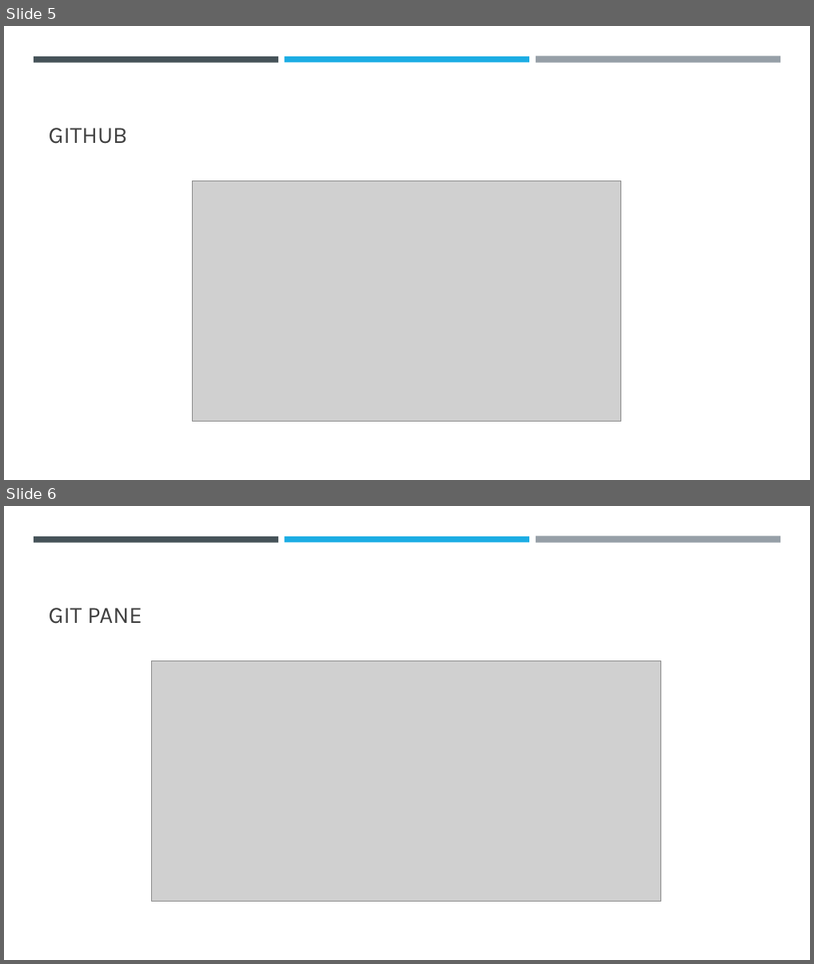
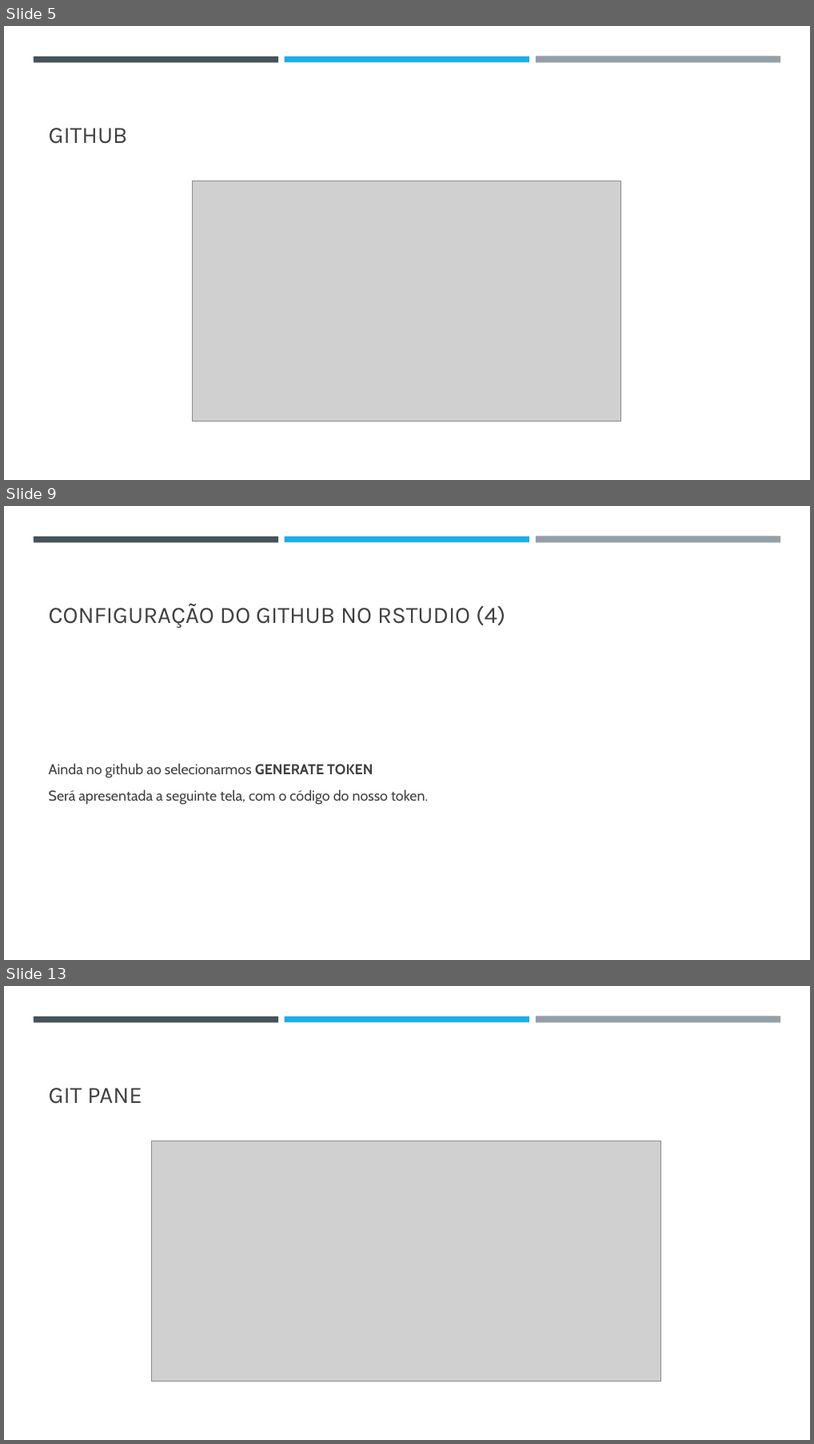
Before and after one commit to dgi-workshops/slides_programacao, a slide deck: slides_final/slide3.pptx. Shown one above the other, each under a label of ours: slides 5 and 6 before the commit, slides 5, 9 and 13 after it; the slides between them are not shown. The pictures are 814x964 and 814x1444 pixels, drawn with LibreOffice and Linux fonts; fonts in the diff are those of the drawing; grey boxes stand for pictures. Boxes give left, top, right and bottom in pixels: in the first picture for what was removed or moved away, otherwise in the second. Text is boxed around its words. In the diff, an @@ line names an element or a change of style, - is before the commit and + after.

```diff
--- a/slides_final/slide3.pptx
+++ b/slides_final/slide3.pptx
@@ slide 9 added at bbox=[4, 506, 810, 960], background #FFFFFF; not listed: 3 template elements that a slide beside it also shows @@
@@ title added at bbox=[49, 603, 506, 628], 28 pt, text #404040 @@
+CONFIGURAÇÃO DO GITHUB NO RSTUDIO (4)
@@ text added at bbox=[49, 763, 428, 804], 17 pt, text #404040 @@
+Ainda no github ao selecionarmos GENERATE TOKEN
+Será apresentada a seguinte tela, com o código do nosso token.
@@ what was slide 6 is now slide 13 @@
```
Also in this commit, not shown: 1 slide changed, 6 other slides added, 3 other files.
